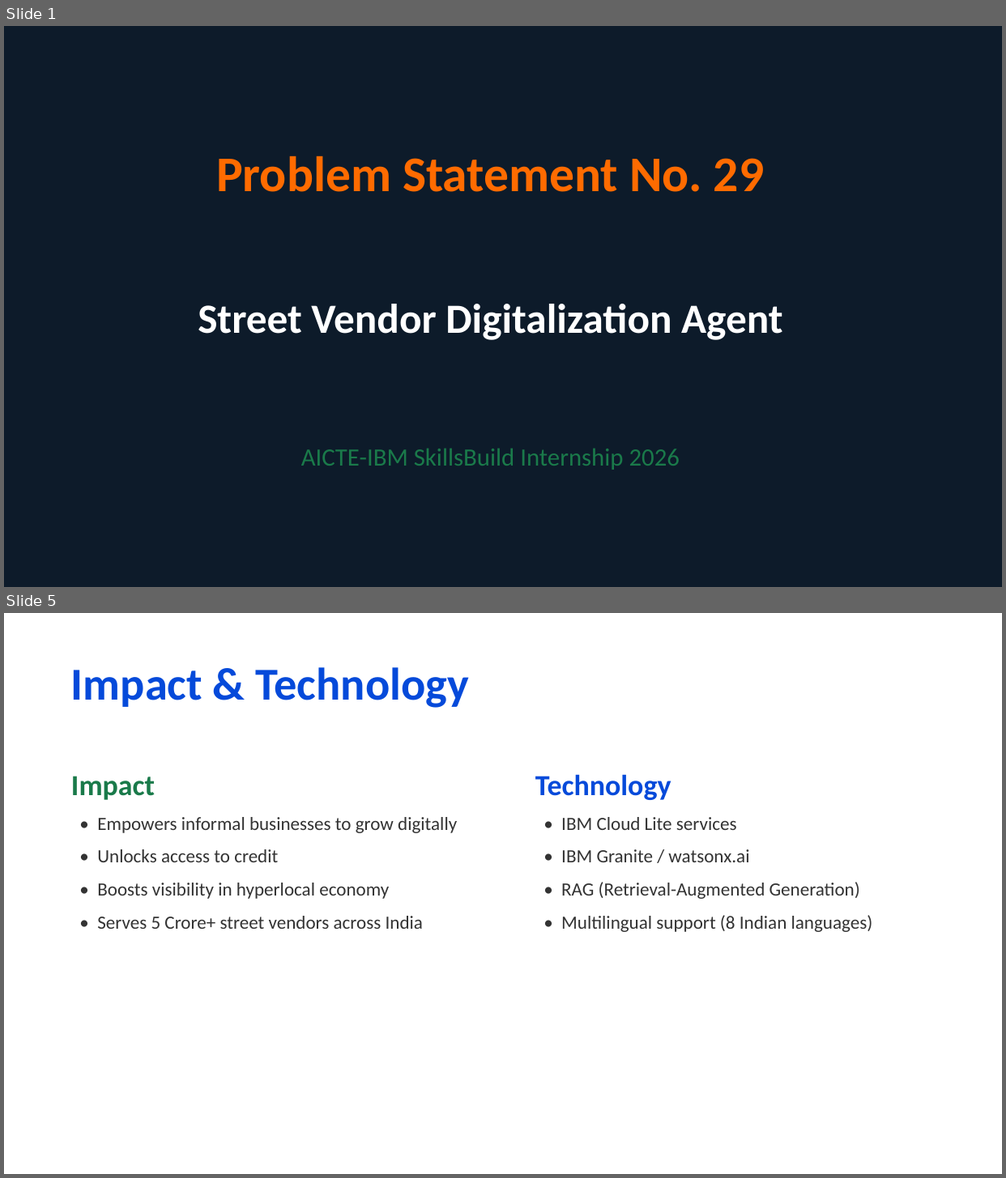
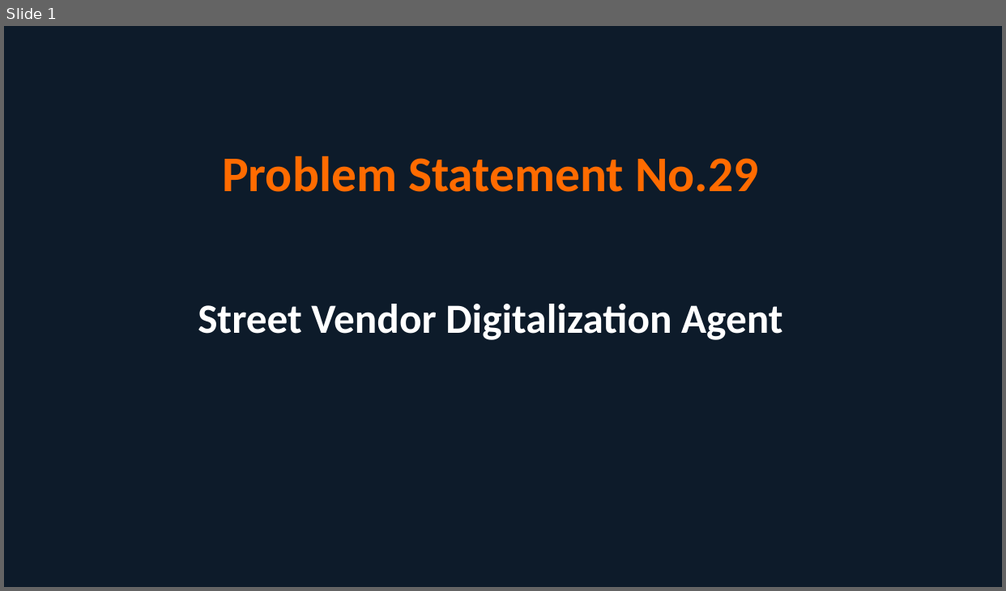
Before and after one commit to Veeresh-Math/Street-Vendor-Digitalization-Agent, a slide deck: Problem_Statement_29.pptx. Shown one above the other, each under a label of ours: slides 1 and 5 before the commit, slide 1 after it; the slides between them are not shown. The pictures are 1006x1178 and 1006x591 pixels, drawn with LibreOffice and Linux fonts; fonts in the diff are those of the drawing. Boxes give left, top, right and bottom in pixels: in the first picture for what was removed or moved away, otherwise in the second. Text is boxed around its words. In the diff, an @@ line names an element or a change of style, - is before the commit and + after.

Commit message:
Update PPTX with exact problem statement text

```diff
--- a/Problem_Statement_29.pptx
+++ b/Problem_Statement_29.pptx
@@ slide 5 removed at [4,613,1002,1174], background #FFFFFF @@
@@ text removed at [71,667,469,708] @@
-Impact & Technology
@@ text removed at [71,776,457,929] @@
-Impact
-• Empowers informal businesses to grow digitally
-• Unlocks access to credit
-• Boosts visibility in hyperlocal economy
-• Serves 5 Crore+ street vendors across India
@@ text removed at [535,774,873,932] @@
-Technology
-• IBM Cloud Lite services
-• IBM Granite / watsonx.ai
-• RAG (Retrieval-Augmented Generation)
-• Multilingual support (8 Indian languages)
@@ slide 1 changed as well @@
@@ text at [222,156,758,192]: spaces changed @@
-Problem Statement No. 29
+Problem Statement No.29
@@ text removed at [301,449,680,470] @@
-AICTE-IBM SkillsBuild Internship 2026
```
Also in this commit, not shown: 1 other slide changed, 1 slide added, 3 other slides removed.
